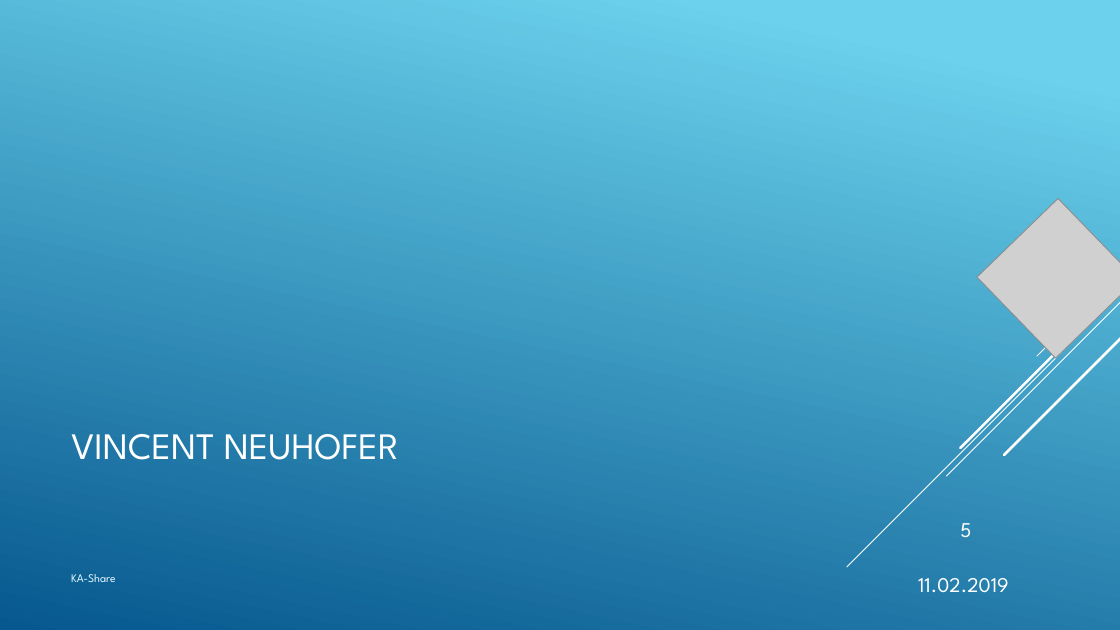
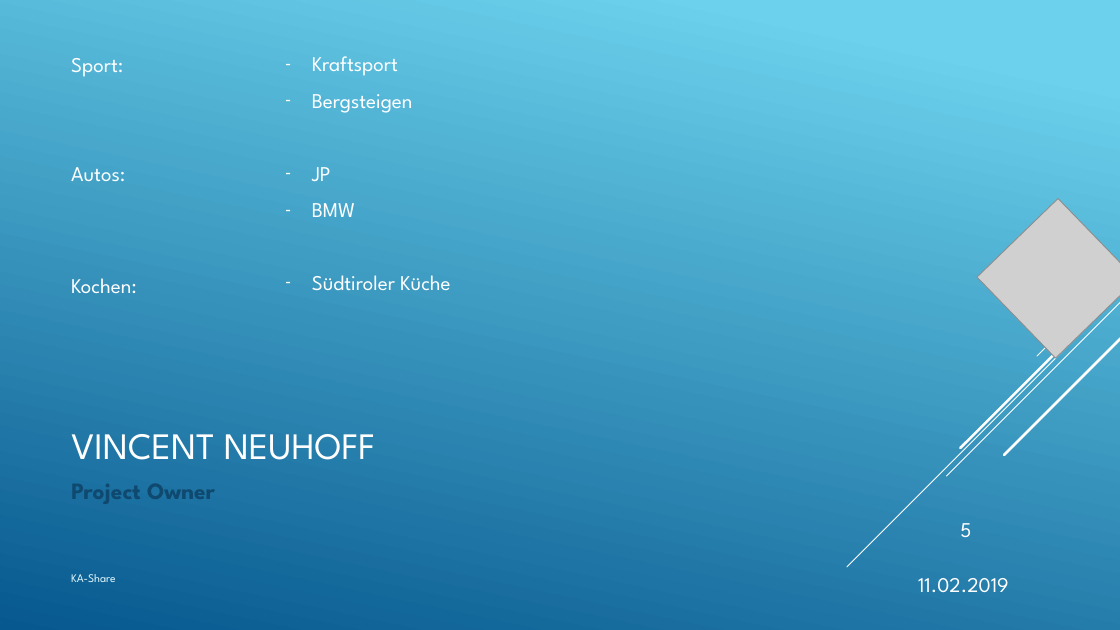
Before and after one commit to KanBen86/ProjektCarsharing, a slide deck: slide 5 of Präsentation/KA-Share.pptx. Drawn at 1120x630 pixels with LibreOffice and Linux fonts; fonts in the diff are those of the drawing; grey boxes stand for pictures. Boxes give left, top, right and bottom in pixels: in the first picture for what was removed or moved away, otherwise in the second. Text is boxed around its words. In the diff, an @@ line names an element or a change of style, - is before the commit and + after.

Commit message:
mein Profil ergänzt

```diff
--- a/Präsentation/KA-Share.pptx
+++ b/Präsentation/KA-Share.pptx
@@ text added at bbox=[71, 58, 137, 293], 18 pt, text #FFFFFF @@
+Sport:
+Autos:
+Kochen:
@@ text added at bbox=[312, 56, 450, 290], 18 pt, text #FFFFFF @@
+  – Kraftsport
+  – Bergsteigen
+  – JP
+  – BMW
+  – Südtiroler Küche
@@ title at bbox=[71, 434, 376, 460]: text changed @@
-VINCENT NEUHOFER
+VINCENT NEUHOFF
@@ text added at bbox=[71, 484, 215, 504], 20 pt, text #0F496F, bold @@
+Project Owner
```
